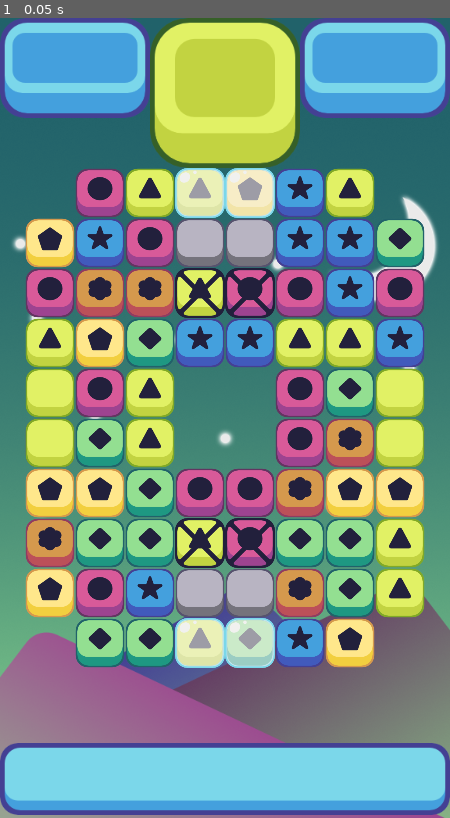
Above: before the commit, frame 1.
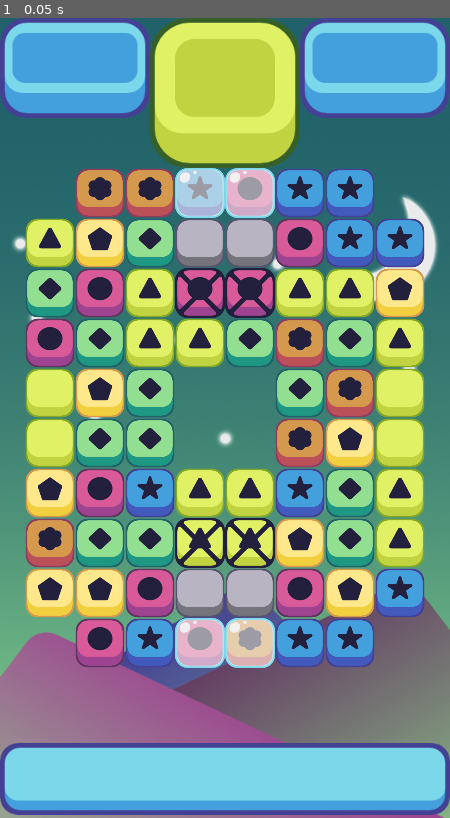
Above: after the commit, the same moment.

Repository: zhongliangxie/YTMatch3
Game: Godot game, scene res://Scenes/game_window.tscn
The game is run twice, just before and just after one commit, with the same random seed, the same clock (stepped at 60 frames per second) and the same inputs.
Inputs:
- Up to frame 1 (0.05 s): no input

The runs differ from the first frame. In frame 1, 27% of the frame differs, in the area x 5-95%, y 18-82%.

Commit message:
YT Match 3 P23 - Chocolate Tiles Part 2

Diff:
--- a/Scripts/grid.gd
+++ b/Scripts/grid.gd
@@ -18,6 +18,7 @@
 export (PoolVector2Array) var lock_spaces
 export (PoolVector2Array) var concrete_spaces
 export (PoolVector2Array) var slime_spaces
+var damaged_slime = false
 
 # Obstacle Signals
 signal make_ice
@@ -69,6 +70,8 @@
 	if is_in_array(empty_spaces, place):
 		return true
 	if is_in_array(concrete_spaces, place):
+		return true
+	if is_in_array(slime_spaces, place):
 		return true
 	return false
 
@@ -336,8 +339,54 @@
 					find_matches()
 					get_parent().get_node("destory_timer").start()
 					return
+	if !damaged_slime:
+		generate_slime()
 	move_checked = false
 	state = move
+	damaged_slime = false
+
+func generate_slime():
+	# Make sure ther are slime piece on the board
+	if slime_spaces.size() > 0:
+		var slime_made = false
+		var tracker = 0
+		while !slime_made and tracker < 100:
+			# Check a random slime
+			var random_num = floor(rand_range(0, slime_spaces.size()))
+			var curr_x = slime_spaces[random_num].x
+			var curr_y = slime_spaces[random_num].y
+			var neighbor = find_normal_neighbor(curr_x, curr_y)
+			if neighbor != null:
+				# Turn that neighbor
+				# Remove that piece
+				all_pieces[neighbor.x][neighbor.y].queue_free()
+				# set it to null
+				all_pieces[neighbor.x][neighbor.y] = null
+				# Add this new spot to the array of slimes
+				slime_spaces.append(Vector2(neighbor.x, neighbor.y))
+				# Send a signal to the slime holder to make a new slime
+				emit_signal("make_slime", Vector2(neighbor.x, neighbor.y))
+				slime_made = true
+			tracker +=1
+
+func find_normal_neighbor(column, row):
+	# Check Right first
+	if is_in_grid(Vector2(column + 1, row)):
+		if all_pieces[column + 1][row] != null:
+			return Vector2(column + 1, row)
+	# Check Left
+	if is_in_grid(Vector2(column - 1, row)):
+		if all_pieces[column - 1][row] != null:
+			return Vector2(column - 1, row)
+	# Check up
+	if is_in_grid(Vector2(column, row + 1)):
+		if all_pieces[column][row + 1] != null:
+			return Vector2(column, row + 1)
+	# Check Down
+	if is_in_grid(Vector2(column, row - 1)):
+		if all_pieces[column][row - 1] != null:
+			return Vector2(column, row - 1)
+	return null
 
 func _on_destory_timer_timeout():
 	destroy_matched();
@@ -359,6 +408,7 @@
 			concrete_spaces.remove(i)
 
 func _on_slime_holder_remove_slime(place):
+	damaged_slime = true
 	for i in range(slime_spaces.size() - 1, -1, -1):
 		if slime_spaces[i] == place:
 			slime_spaces.remove(i)
